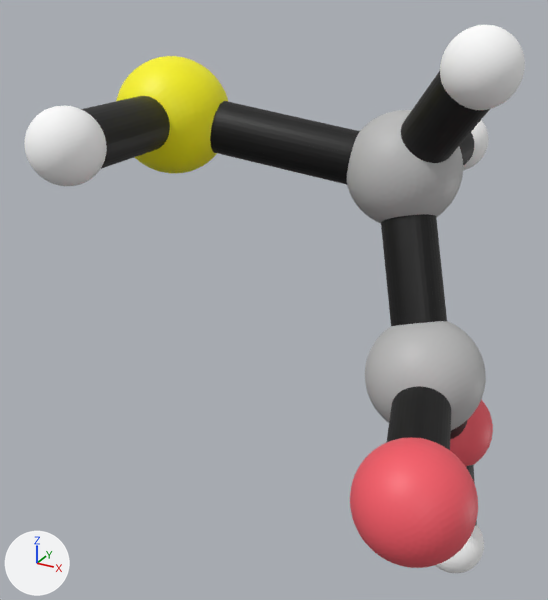
The glTF model Sulfanylacetic.glb: old version first, new version second.
Camera for both pictures: a 50 mm lens placed at (2.35, -4.9, 4.74), pointed at (-0.29, -0.1, 2.34). Every picture has the same lights, and +X, +Y and +Z are marked at lower left. The picture after the commit comes second. Where no turn or scale is listed for an object, it has been applied to the vertices. Vertices at exactly the same position are counted once.
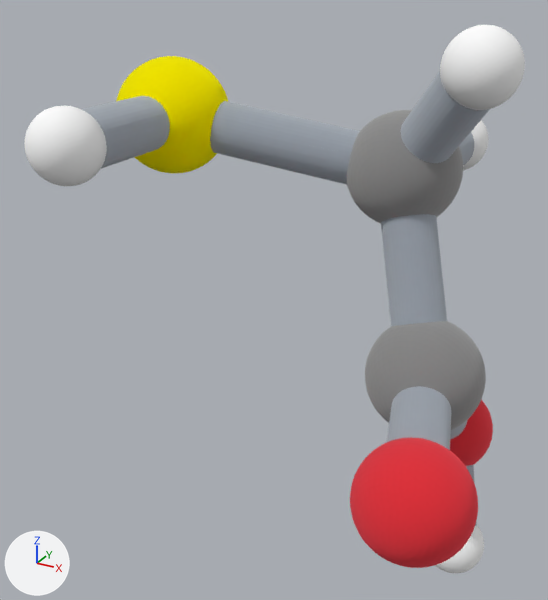
Pixel boxes [x1, y1, x2, y2] of what changed, in the pictures (548 x 600 px):
'Mesh_2', recoloured (darker)
    both: [350, 437, 478, 568]
'Mesh_1', recoloured (darker)
    both: [365, 321, 486, 430]
'Mesh_0', recoloured (darker)
    both: [347, 110, 463, 223]
'Mesh_4', recoloured
    both: [116, 56, 228, 174]
'Mesh_3', recoloured (darker)
    both: [450, 400, 493, 466]
part 1 of me_mesh_9, recoloured
    both: [81, 71, 490, 526]
part 2 of me_mesh_9, recoloured
    both: [81, 71, 490, 526]

What changed in the scene script:
```text
Add mat_enlaces:
    mat_enlaces = bpy.data.materials.new('enlaces')
    mat_enlaces.use_nodes = True; mat_enlaces.node_tree.nodes.clear()
    _N = mat_enlaces.node_tree.nodes; _L = mat_enlaces.node_tree.links
    n0 = _N.new('ShaderNodeBsdfPrincipled'); n0.name = 'Principled BSDF'
    n0.inputs[1].default_value = 1.0  # 'Metallic'
    n0.inputs[2].default_value = 1.0  # 'Roughness'
    n1 = _N.new('ShaderNodeOutputMaterial'); n1.name = 'Material Output'
    n2 = _N.new('ShaderNodeVertexColor'); n2.name = 'Color Attribute'
    _L.new(n0.outputs[0], n1.inputs[0])  # 'BSDF' to 'Surface'
    _L.new(n2.outputs[0], n0.inputs[0])  # 'Color' to 'Base Color'
Add mat_atom_s1:
    mat_atom_s1 = bpy.data.materials.new('atom_S1')
    mat_atom_s1.use_nodes = True; mat_atom_s1.node_tree.nodes.clear()
    _N = mat_atom_s1.node_tree.nodes; _L = mat_atom_s1.node_tree.links
    n0 = _N.new('ShaderNodeBsdfPrincipled'); n0.name = 'Principled BSDF'
    n0.inputs[1].default_value = 1.0  # 'Metallic'
    n0.inputs[2].default_value = 1.0  # 'Roughness'
    n1 = _N.new('ShaderNodeOutputMaterial'); n1.name = 'Material Output'
    n2 = _N.new('ShaderNodeVertexColor'); n2.name = 'Color Attribute'
    _L.new(n0.outputs[0], n1.inputs[0])  # 'BSDF' to 'Surface'
    _L.new(n2.outputs[0], n0.inputs[0])  # 'Color' to 'Base Color'
Add mat_atom_o2:
    mat_atom_o2 = bpy.data.materials.new('atom_O2')
    mat_atom_o2.use_nodes = True; mat_atom_o2.node_tree.nodes.clear()
    _N = mat_atom_o2.node_tree.nodes; _L = mat_atom_o2.node_tree.links
    n0 = _N.new('ShaderNodeBsdfPrincipled'); n0.name = 'Principled BSDF'
    n0.inputs[1].default_value = 1.0  # 'Metallic'
    n0.inputs[2].default_value = 1.0  # 'Roughness'
    n1 = _N.new('ShaderNodeOutputMaterial'); n1.name = 'Material Output'
    n2 = _N.new('ShaderNodeVertexColor'); n2.name = 'Color Attribute'
    _L.new(n0.outputs[0], n1.inputs[0])  # 'BSDF' to 'Surface'
    _L.new(n2.outputs[0], n0.inputs[0])  # 'Color' to 'Base Color'
Add mat_atom_o1:
    mat_atom_o1 = bpy.data.materials.new('atom_O1')
    mat_atom_o1.use_nodes = True; mat_atom_o1.node_tree.nodes.clear()
    _N = mat_atom_o1.node_tree.nodes; _L = mat_atom_o1.node_tree.links
    n0 = _N.new('ShaderNodeBsdfPrincipled'); n0.name = 'Principled BSDF'
    n0.inputs[1].default_value = 1.0  # 'Metallic'
    n0.inputs[2].default_value = 1.0  # 'Roughness'
    n1 = _N.new('ShaderNodeOutputMaterial'); n1.name = 'Material Output'
    n2 = _N.new('ShaderNodeVertexColor'); n2.name = 'Color Attribute'
    _L.new(n0.outputs[0], n1.inputs[0])  # 'BSDF' to 'Surface'
    _L.new(n2.outputs[0], n0.inputs[0])  # 'Color' to 'Base Color'
Add mat_atom_c2:
    mat_atom_c2 = bpy.data.materials.new('atom_C2')
    mat_atom_c2.use_nodes = True; mat_atom_c2.node_tree.nodes.clear()
    _N = mat_atom_c2.node_tree.nodes; _L = mat_atom_c2.node_tree.links
    n0 = _N.new('ShaderNodeBsdfPrincipled'); n0.name = 'Principled BSDF'
    n0.inputs[1].default_value = 1.0  # 'Metallic'
    n0.inputs[2].default_value = 1.0  # 'Roughness'
    n1 = _N.new('ShaderNodeOutputMaterial'); n1.name = 'Material Output'
    n2 = _N.new('ShaderNodeVertexColor'); n2.name = 'Color Attribute'
    _L.new(n0.outputs[0], n1.inputs[0])  # 'BSDF' to 'Surface'
    _L.new(n2.outputs[0], n0.inputs[0])  # 'Color' to 'Base Color'
Add mat_atom_c1:
    mat_atom_c1 = bpy.data.materials.new('atom_C1')
    mat_atom_c1.use_nodes = True; mat_atom_c1.node_tree.nodes.clear()
    _N = mat_atom_c1.node_tree.nodes; _L = mat_atom_c1.node_tree.links
    n0 = _N.new('ShaderNodeBsdfPrincipled'); n0.name = 'Principled BSDF'
    n0.inputs[1].default_value = 1.0  # 'Metallic'
    n0.inputs[2].default_value = 1.0  # 'Roughness'
    n1 = _N.new('ShaderNodeOutputMaterial'); n1.name = 'Material Output'
    n2 = _N.new('ShaderNodeVertexColor'); n2.name = 'Color Attribute'
    _L.new(n0.outputs[0], n1.inputs[0])  # 'BSDF' to 'Surface'
    _L.new(n2.outputs[0], n0.inputs[0])  # 'Color' to 'Base Color'
Change me_mesh_0:
    where me_mesh_0.from_pydata(...)  # 1002 vertices, 2000 faces; spans x 0.111..0.96, y -0.058..0.791, z 0.743..1.593
    remove me_mesh_0.materials.append(mat_defaultmaterial)
    add me_mesh_0.materials.append(mat_atom_c1)
Change me_mesh_1:
    where me_mesh_1.from_pydata(...)  # 1002 vertices, 2000 faces; spans x 0.565..1.414, y -0.612..0.237, z -0.586..0.264
    remove me_mesh_1.materials.append(mat_defaultmaterial_001)
    add me_mesh_1.materials.append(mat_atom_c2)
Change me_mesh_2:
    where me_mesh_2.from_pydata(...)  # 1002 vertices, 2000 faces; spans x 0.951..1.69, y -1.701..-0.962, z -0.721..0.019
    remove me_mesh_2.materials.append(mat_defaultmaterial_002)
    add me_mesh_2.materials.append(mat_atom_o1)
Change me_mesh_3:
    where me_mesh_3.from_pydata(...)  # 1002 vertices, 2000 faces; spans x 0.595..1.344, y 0.373..1.122, z -1.512..-0.762
    remove me_mesh_3.materials.append(mat_defaultmaterial_003)
    add me_mesh_3.materials.append(mat_atom_o2)
Change me_mesh_4:
    where me_mesh_4.from_pydata(...)  # 1002 vertices, 2000 faces; spans x -1.69..-0.799, y -0.446..0.445, z 1.017..1.907
    remove me_mesh_4.materials.append(mat_defaultmaterial_004)
    add me_mesh_4.materials.append(mat_atom_s1)
Change me_mesh_9:
    where me_mesh_9.from_pydata(...)  # 1311 vertices, 2618 faces; spans x -1.44..1.51, y -1.39..1.47, z -2.07..2.1
    remove me_mesh_9.materials.append(mat_material_0)  # white #ffffff
    me_mesh_9 part 1: all 2617 faces that had it switch from mat_defaultmaterial_005 to mat_enlaces
    me_mesh_9 part 2: 2617 faces centred in x -1.43..1.5, y -1.39..1.47, z -2.07..2.06 are repainted in the vertex colours; the middle colour goes from black #000000 to light grey #cad0d7
    add me_mesh_9.materials.append(mat_atom_c1_001)  # white #ffffff
```
